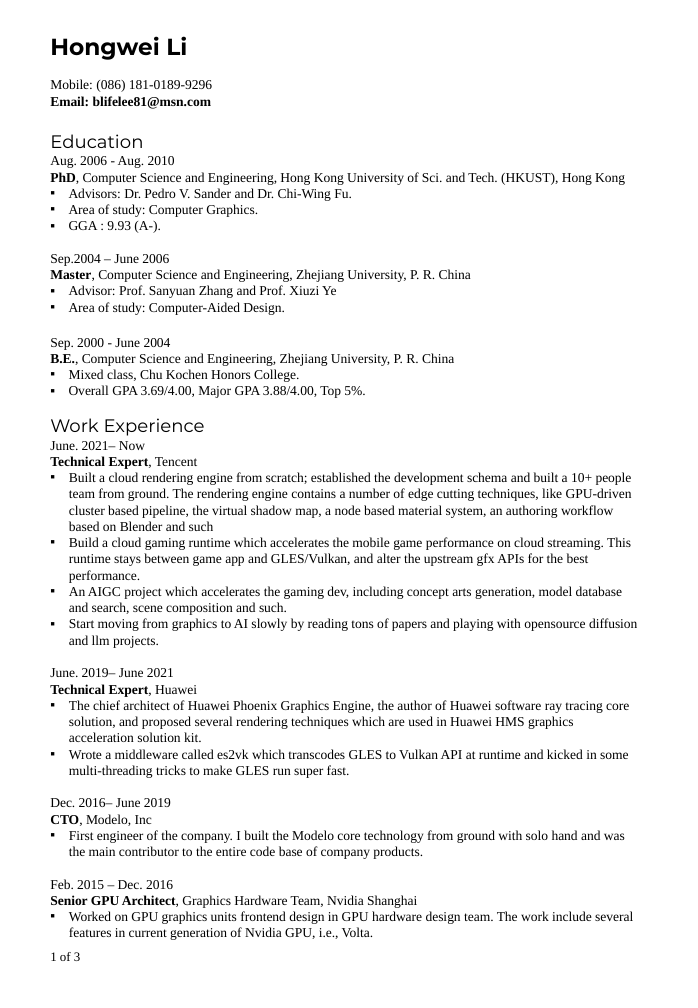
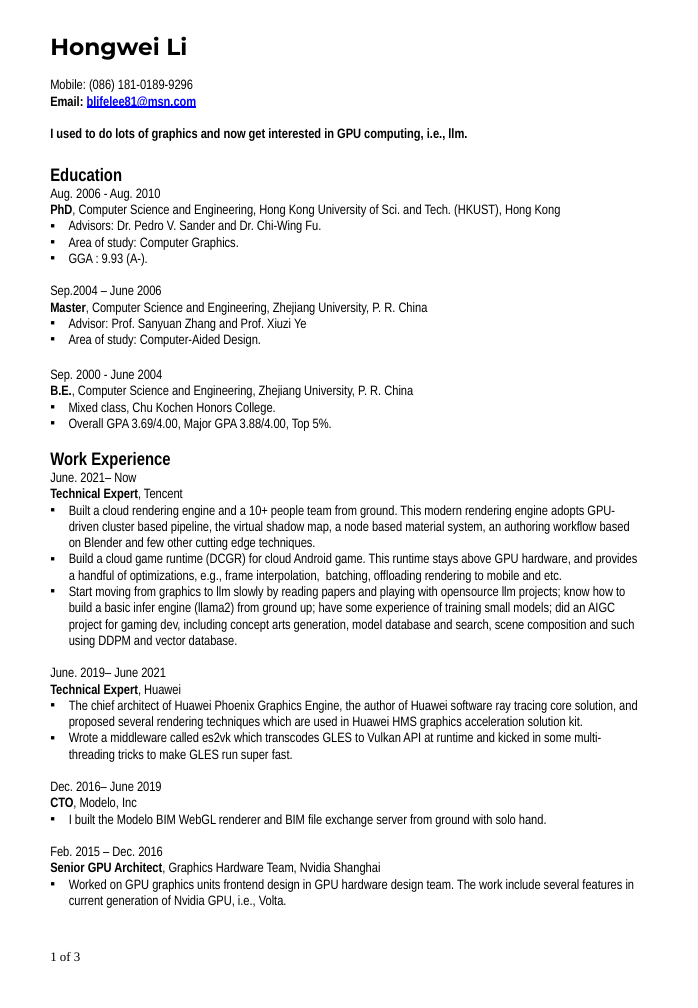
Before and after one commit to lihw/lihw.github.io, a slide deck: slide 1 of lihw_cv.pptx. Drawn at 698x1008 pixels with LibreOffice and Linux fonts; fonts in the diff are those of the drawing. Boxes give left, top, right and bottom in pixels: in the first picture for what was removed or moved away, otherwise in the second. Text is boxed around its words. In the diff, an @@ line names an element or a change of style, - is before the commit and + after.

```diff
--- a/lihw_cv.pptx
+++ b/lihw_cv.pptx
@@ text at [50, 79, 637, 908]: font Times New Roman to Arial Narrow in "Mobile: (086) 181-0189-9296", "Email: blifelee81@msn.com", "Aug. 2006 - Aug. 2010", "PhD, Computer Science and Engineering, Hong Kong ..." and 22 more places; text colour #000000 to #0000FF, underline on in "blifelee81@msn.com"; font Montserrat to Arial Narrow, bold on in "Education", "Work Experience" @@
@@ text at [50, 128, 467, 141]: paragraph added @@
+I used to do lots of graphics and now get interested in GPU computing, i.e., llm.
@@ text at [69, 505, 638, 648]: text changed; font Times New Roman to Arial Narrow @@
-  ▪ Built a cloud rendering engine from scratch; established the development schema and built a 10+ people team from ground. The rendering engine contains a number of edge cutting techniques, like GPU-driven cluster based pipeline, the virtual shadow map, a node based material system, an authoring workflow based on Blender and such
-  ▪ Build a cloud gaming runtime which accelerates the mobile game performance on cloud streaming. This runtime stays between game app and GLES/Vulkan, and alter the upstream gfx APIs for the best performance.
-  ▪ An AIGC project which accelerates the gaming dev, including concept arts generation, model database and search, scene composition and such.
-  ▪ Start moving from graphics to AI slowly by reading tons of papers and playing with opensource diffusion and llm projects.
+  ▪ Built a cloud rendering engine and a 10+ people team from ground. This modern rendering engine adopts GPU-driven cluster based pipeline, the virtual shadow map, a node based material system, an authoring workflow based on Blender and few other cutting edge techniques.
+  ▪ Build a cloud game runtime (DCGR) for cloud Android game. This runtime stays above GPU hardware, and provides a handful of optimizations, e.g., frame interpolation, batching, offloading rendering to mobile and etc.
+  ▪ Start moving from graphics to llm slowly by reading papers and playing with opensource llm projects; know how to build a basic infer engine (llama2) from ground up; have some experience of training small models; did an AIGC project for gaming dev, including concept arts generation, model database and search, scene composition and such using DDPM and vector database.
@@ text at [69, 814, 547, 827]: text changed; font Times New Roman to Arial Narrow @@
-  ▪ First engineer of the company. I built the Modelo core technology from ground with solo hand and was the main contributor to the entire code base of company products.
+  ▪ I built the Modelo BIM WebGL renderer and BIM file exchange server from ground with solo hand.
```
Also in this commit, not shown: 2 other slides changed, 1 other file.
